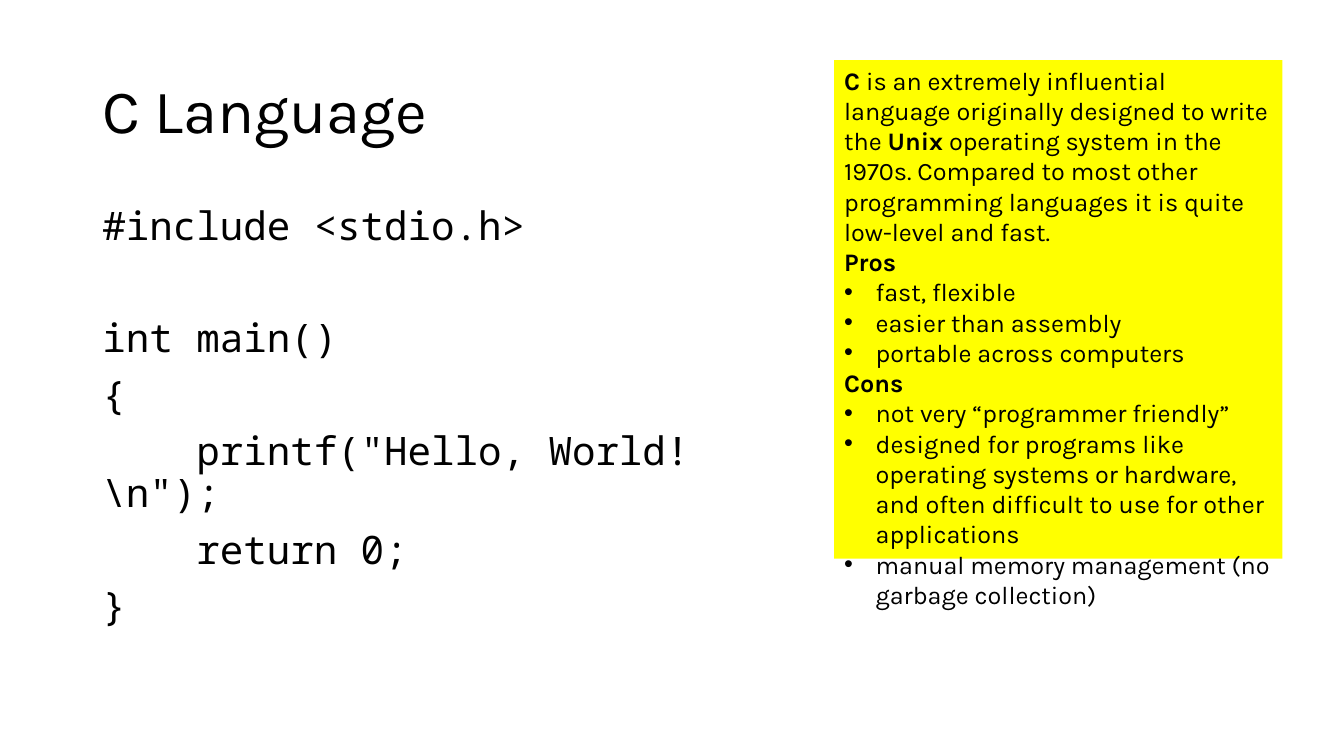
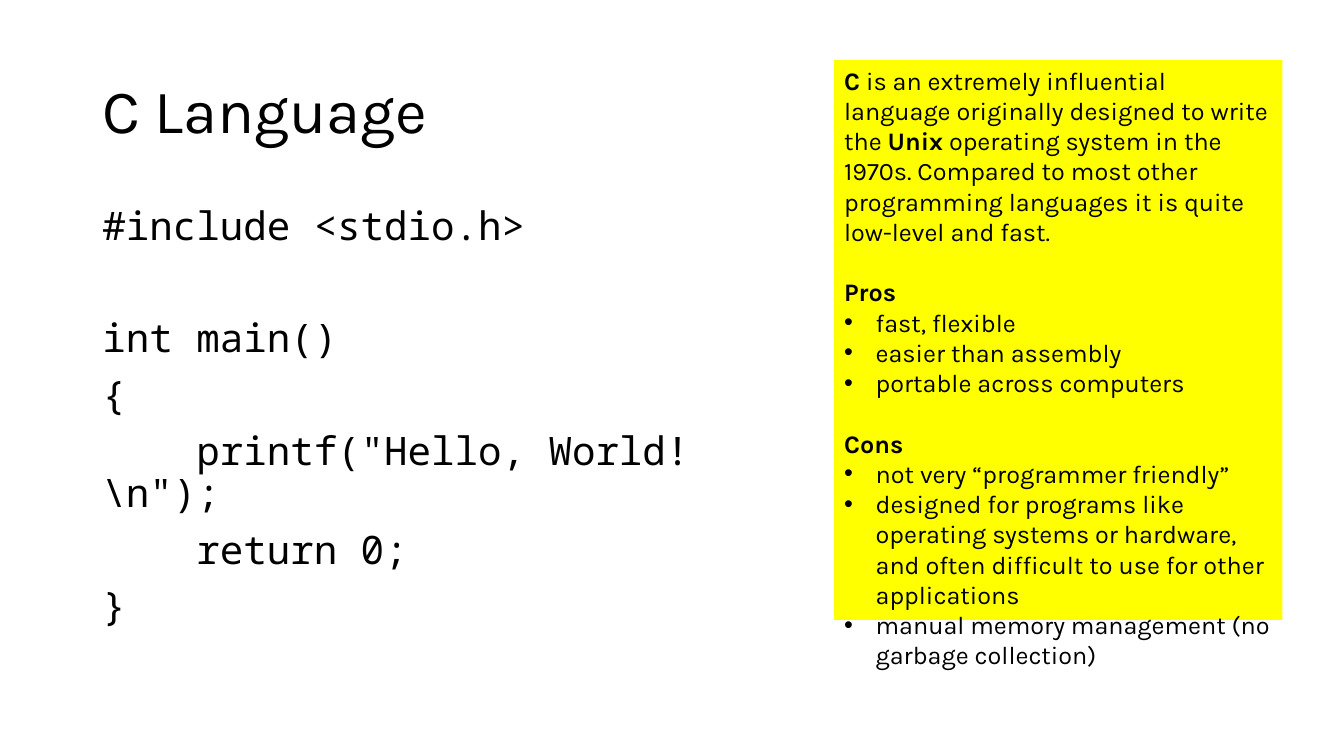
Before and after one commit to tjd1234/cmpt120spring2026, a slide deck: slide 10 of lecture_notes/chapter1/chapter1.pptx. Drawn at 1344x756 pixels with LibreOffice and Linux fonts; fonts in the diff are those of the drawing. Boxes give left, top, right and bottom in pixels: in the first picture for what was removed or moved away, otherwise in the second. Text is boxed around its words. In the diff, an @@ line names an element or a change of style, - is before the commit and + after.

```diff
--- a/lecture_notes/chapter1/chapter1.pptx
+++ b/lecture_notes/chapter1/chapter1.pptx
@@ rectangle "C is an extremely influential ...": place and size @@
-rectangle "C is an extremely influential ..." at <box>835,60,1284,560</box>
+rectangle "C is an extremely influential ..." at <box>835,60,1284,620</box>
```
Also in this commit, not shown: 4 other slides changed, 1 slide removed.
